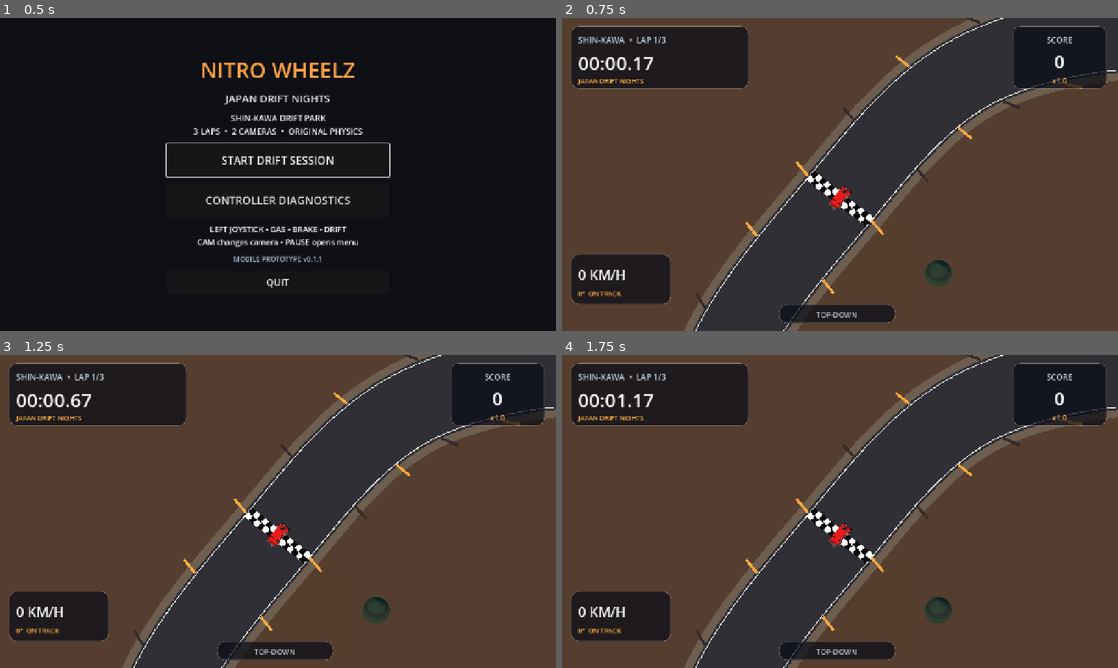
Above: before the commit, frames 1-4 (two rows, left to right).
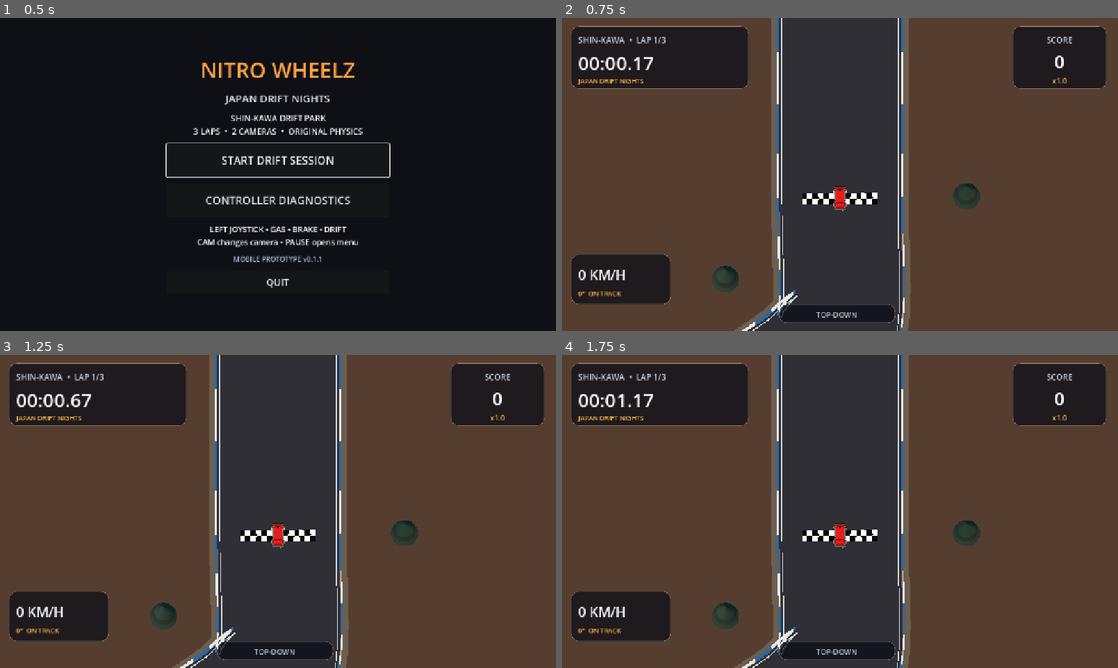
Above: after the commit, the same moments.

Repository: karllondor/Nitro-Wheelz-
Game: Godot game, scene res://scenes/boot.tscn
Two runs of this game, one before a commit and one after it. Both use one fixed random seed, a clock stepped at 60 frames per second and the inputs below.
Inputs (mouse positions are in pixels of both pictures, inside the frame that each line leads up to):
- Up to frame 1 (0.5 s): no input
- Up to frame 2 (0.75 s): click "START DRIFT SESSION" at 0.5 s
- Up to frame 3 (1.25 s): no input
- Up to frame 4 (1.75 s): tap Enter at 1.25 s; move the mouse to (962, 495) at 1.27 s; hold D (move_right) from 1.28 s (still down); hold Space (action_primary) from 1.28 s (still down); click (962, 495) at 1.42 s

Frame 1 is identical in both runs. In frame 2, 28% of the frame differs, in the area x 22-100%, y 0-100%; in frame 3, 28%; in frame 4, 28%.

Commit message:
feat(track): wider road, north-aligned straight start and continuous visible collision walls

Diff:
--- a/game/scripts/world/drift_track.gd
+++ b/game/scripts/world/drift_track.gd
@@ -2,14 +2,20 @@
 class_name NitroDriftTrack
 ## Original fictional Japanese circuit, built from spline samples. No real circuit map.
 
-const HALF_ROAD_WIDTH: float = 8.2
+const HALF_ROAD_WIDTH: float = 12.0
+const CAR_WALL_CLEARANCE: float = 1.18
 const SAMPLE_SUBDIVISIONS: int = 12
+# Start line follows a straight world-north (-Z) section; the first
+# meaningful turn is RIGHT. This is intentionally aligned with portrait
+# top-down navigation, not an arbitrary rotated camera.
 const CONTROL_POINTS: Array[Vector2] = [
-    Vector2(-65, -50), Vector2(-35, -78), Vector2(12, -84),
-    Vector2(63, -67), Vector2(85, -30), Vector2(79, 12),
-    Vector2(48, 32), Vector2(11, 26), Vector2(-10, 45),
-    Vector2(-13, 76), Vector2(-54, 78), Vector2(-83, 36),
-    Vector2(-90, -10)
+    Vector2(-70, 40), Vector2(-70, 0), Vector2(-70, -40),
+    Vector2(-45, -85), Vector2(10, -88), Vector2(58, -70),
+    Vector2(73, -30), Vector2(48, 10), Vector2(25, 30),
+    Vector2(55, 52), Vector2(73, 82), Vector2(55, 116),
+    Vector2(15, 125), Vector2(-15, 96), Vector2(-40, 122),
+    Vector2(-75, 118), Vector2(-94, 91), Vector2(-75, 72),
+    Vector2(-70, 65)
 ]
 
 var centerline: Array[Vector2] = []
@@ -169,22 +175,75 @@
             board.material_override = material
             add_child(board)
 
+func resolve_wall(pos: Vector2, travel_velocity: Vector2) -> Dictionary:
+    # The visible wall is positioned at HALF_ROAD_WIDTH; clip the
+    # car centre slightly inside it to account for vehicle body width.
+    # Returned impulse is used by camera and device feedback.
+    var info: Dictionary = sample_info(pos)
+    var lateral: float = float(info["distance"])
+    var limit: float = HALF_ROAD_WIDTH - CAR_WALL_CLEARANCE
+    if lateral <= limit:
+        return {"hit":false,"position":pos,"velocity":travel_velocity,
+            "impact_speed":0.0,"normal":Vector2.ZERO}
+    var toward_wall: Vector2 = pos - Vector2(info["point"])
+    if toward_wall.length_squared() < 0.00001:
+        var tangent: Vector2 = Vector2(info["tangent"])
+        toward_wall = Vector2(-tangent.y,tangent.x)
+    toward_wall = toward_wall.normalized()
+    var outward_speed: float = maxf(travel_velocity.dot(toward_wall),0.0)
+    var reposition: Vector2 = Vector2(info["point"]) + toward_wall*limit
+    # Kill outward velocity, return a gentle 18% bounce, lose some
+    # tangential speed. No teleport-to-road or off-road sand penalty.
+    var v: Vector2 = (travel_velocity - toward_wall*(1.18*outward_speed))*0.80
+    return {"hit":true,"position":reposition,"velocity":v,
+        "impact_speed":outward_speed,"normal":toward_wall}
+
 func _build_barriers() -> void:
-    for i in range(0, centerline.size(), 4):
-        var tangent: Vector2 = _tangent(i)
-        var lateral: Vector2 = Vector2(-tangent.y,tangent.x)
+    # Continuous raised painted walls, not isolated boxes. Two triangles
+    # for the inside-facing upright and two for its visible top cap.
+    # One mesh draw call per material instead of 100+ MeshInstance nodes.
+    var surface := SurfaceTool.new()
+    surface.begin(Mesh.PRIMITIVE_TRIANGLES)
+    var total: int = centerline.size()
+    for i in range(total):
+        var next_i: int = (i+1)%total
+        var tangent0: Vector2 = _tangent(i)
+        var tangent1: Vector2 = _tangent(next_i)
+        var lateral0: Vector2 = Vector2(-tangent0.y,tangent0.x)
+        var lateral1: Vector2 = Vector2(-tangent1.y,tangent1.x)
+        var colour: Color = Color(0.90,0.92,0.91) if int(i/3)%2==0 else Color(0.14,0.42,0.69)
         for side in [-1.0,1.0]:
-            var p: Vector2 = centerline[i] + lateral*(HALF_ROAD_WIDTH+1.4)*side
-            var item := MeshInstance3D.new()
-            var cube := BoxMesh.new()
-            cube.size = Vector3(3.5,0.55,0.45)
-            item.mesh = cube
-            item.position = Vector3(p.x,0.31,p.y)
-            item.rotation.y = atan2(tangent.x,-tangent.y) + PI/2.0
-            var mat := StandardMaterial3D.new()
-            mat.albedo_color = Color(0.95,0.75,0.3) if (i/4)%2 == 0 else Color(0.17,0.18,0.2)
-            item.material_override = mat
-            add_child(item)
+            var p: Vector2 = centerline[i] + lateral0*side*(HALF_ROAD_WIDTH+0.10)
+            var q: Vector2 = centerline[next_i] + lateral1*side*(HALF_ROAD_WIDTH+0.10)
+            var bottom_a := Vector3(p.x,0.065,p.y)
+            var bottom_b := Vector3(q.x,0.065,q.y)
+            var top_a := Vector3(p.x,1.30,p.y)
+            var top_b := Vector3(q.x,1.30,q.y)
+            _wall_tri(surface,bottom_a,bottom_b,top_a,colour)
+            _wall_tri(surface,top_a,bottom_b,top_b,colour)
+            var p_out: Vector2 = p+lateral0*side*0.36
+            var q_out: Vector2 = q+lateral1*side*0.36
+            var top_out_a := Vector3(p_out.x,1.30,p_out.y)
+            var top_out_b := Vector3(q_out.x,1.30,q_out.y)
+            _wall_tri(surface,top_a,top_b,top_out_a,colour)
+            _wall_tri(surface,top_out_a,top_b,top_out_b,colour)
+    var mesh: ArrayMesh = surface.commit()
+    var mat := StandardMaterial3D.new()
+    mat.vertex_color_use_as_albedo = true
+    mat.shading_mode = BaseMaterial3D.SHADING_MODE_UNSHADED
+    mat.cull_mode = BaseMaterial3D.CULL_DISABLED
+    mesh.surface_set_material(0,mat)
+    var walls := MeshInstance3D.new()
+    walls.name = "Continuous wall collision boundary — blue white"
+    walls.mesh = mesh
+    add_child(walls)
+
+func _wall_tri(surface: SurfaceTool,a: Vector3,b: Vector3,
+        c: Vector3,col: Color) -> void:
+    for point in [a,b,c]:
+        surface.set_normal(Vector3.UP)
+        surface.set_color(col)
+        surface.add_vertex(point)
 
 func _build_track_props() -> void:
     # Sparse low-poly scenery; no branded venues or real-world circuit layouts.
